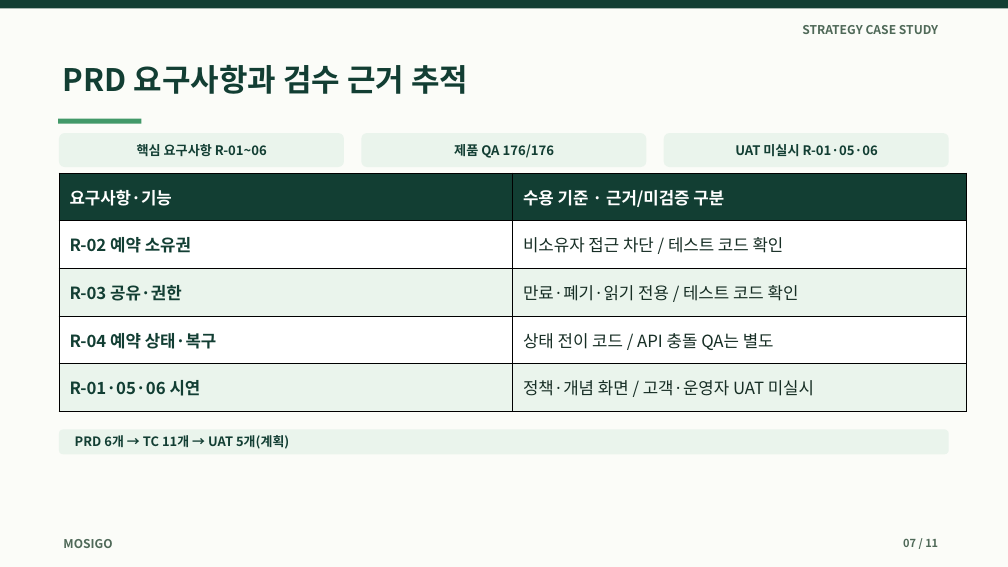
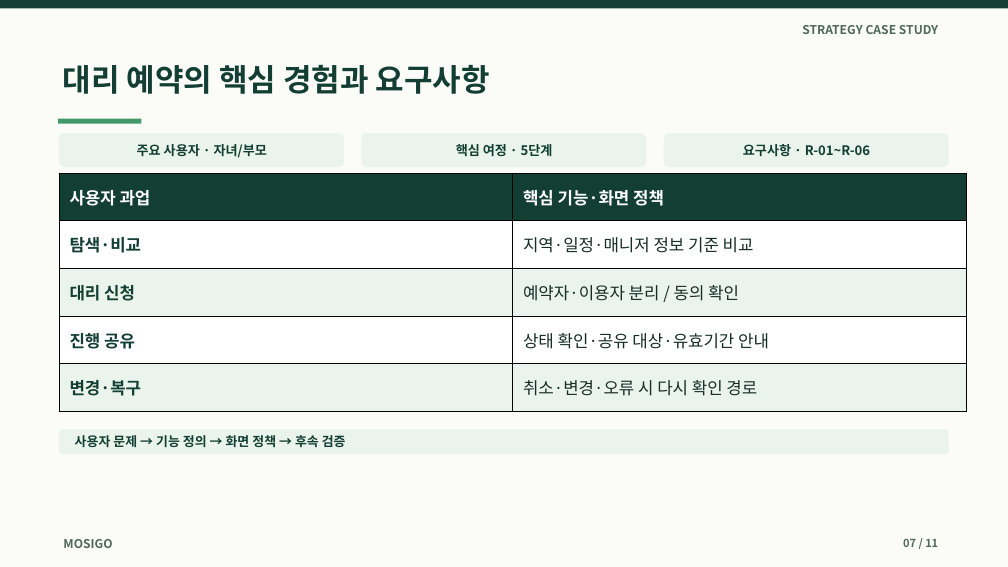
Before and after one commit to dohyunkimmm/mosigo-case-study, a slide deck: slide 7 of downloads/mosigo_report.pptx. Drawn at 1008x567 pixels with LibreOffice and Linux fonts; fonts in the diff are those of the drawing. Boxes give left, top, right and bottom in pixels: in the first picture for what was removed or moved away, otherwise in the second. Text is boxed around its words. In the diff, an @@ line names an element or a change of style, - is before the commit and + after.

```diff
--- a/downloads/mosigo_report.pptx
+++ b/downloads/mosigo_report.pptx
@@ text at (63,65,490,94): text changed @@
-PRD 요구사항과 검수 근거 추적
+대리 예약의 핵심 경험과 요구사항
@@ text at (137,144,267,158): text changed @@
-핵심 요구사항 R-01~06
+주요 사용자 · 자녀/부모
@@ text at (456,144,553,156): text changed @@
-제품 QA 176/176
+핵심 여정 · 5단계
@@ text at (743,144,870,156): text changed @@
-UAT 미실시 R-01·05·06
+요구사항 · R-01~R-06
@@ table at (59,173,966,411) @@
-row 1, column 1: 요구사항·기능
+row 1, column 1: 사용자 과업
-row 1, column 2: 수용 기준 · 근거/미검증 구분
+row 1, column 2: 핵심 기능·화면 정책
-row 2, column 1: R-02 예약 소유권
+row 2, column 1: 탐색·비교
-row 2, column 2: 비소유자 접근 차단 / 테스트 코드 확인
+row 2, column 2: 지역·일정·매니저 정보 기준 비교
-row 3, column 1: R-03 공유·권한
+row 3, column 1: 대리 신청
-row 3, column 2: 만료·폐기·읽기 전용 / 테스트 코드 확인
+row 3, column 2: 예약자·이용자 분리 / 동의 확인
-row 4, column 1: R-04 예약 상태·복구
+row 4, column 1: 진행 공유
-row 4, column 2: 상태 전이 코드 / API 충돌 QA는 별도
+row 4, column 2: 상태 확인·공유 대상·유효기간 안내
-row 5, column 1: R-01·05·06 시연
+row 5, column 1: 변경·복구
-row 5, column 2: 정책·개념 화면 / 고객·운영자 UAT 미실시
+row 5, column 2: 취소·변경·오류 시 다시 확인 경로
@@ text at (75,435,346,447): text changed @@
-PRD 6개 → TC 11개 → UAT 5개(계획)
+사용자 문제 → 기능 정의 → 화면 정책 → 후속 검증
```
Also in this commit, not shown: 3 other slides changed, 9 other files.
